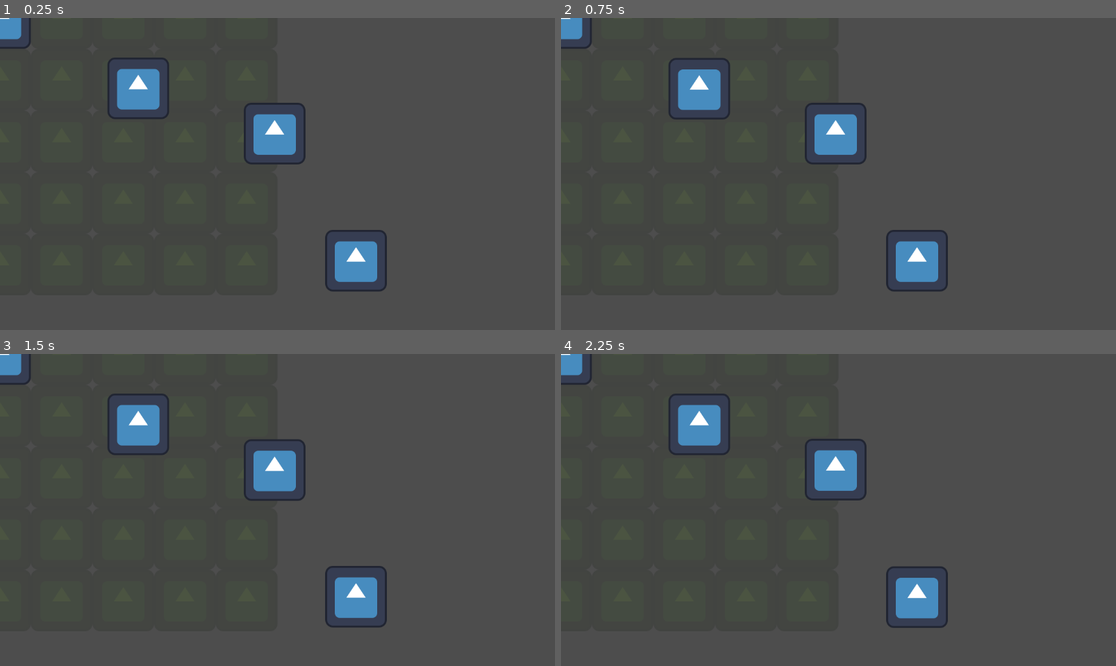
Above: before the commit, frames 1-4 (two rows, left to right).
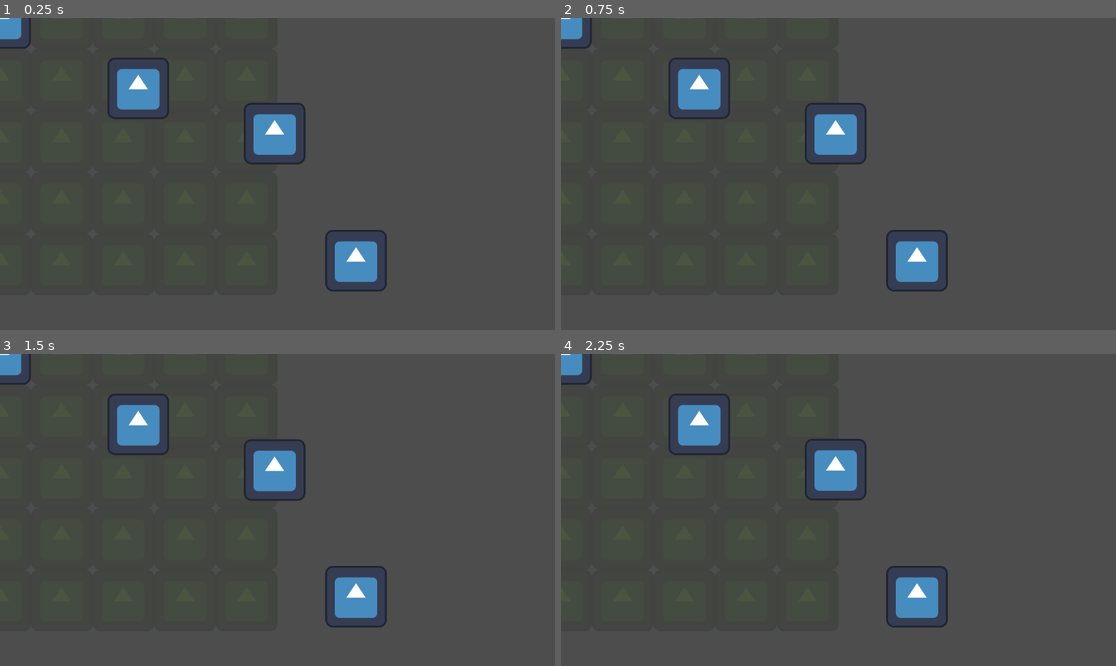
Above: after the commit, the same moments.

Repository: LorcanSmith/Armies
Game: Godot game, scene res://Scenes/Test Scenes/GridGeneration.tscn
Two runs of this game, one before a commit and one after it. Both use one fixed random seed, a clock stepped at 60 frames per second and the inputs below. The engine's default icon, where the game draws it, is replaced by a stand-in: a white triangle on a blue panel in a dark square.
Inputs (mouse positions are in pixels of both pictures, inside the frame that each line leads up to):
- Up to frame 1 (0.25 s): no input
- Up to frame 2 (0.75 s): tap Enter at 0.5 s; move the mouse to (699, 89) at 0.52 s; hold R from 0.53 s (still down); click (699, 89) at 0.67 s
- Up to frame 3 (1.5 s): tap Space at 1.25 s; move the mouse to (271, 469) at 1.27 s; release R at 1.28 s; tap R at 1.35 s; click (271, 469) at 1.42 s
- Up to frame 4 (2.25 s): tap Enter at 2 s; move the mouse to (916, 597) at 2.02 s; hold R from 2.03 s (still down); click (916, 597) at 2.17 s

The runs differ from the first frame. In frame 2, less than 0.1% of the frame differs, in the area x 20-30%, y 12-33%; in frame 3, less than 0.1%; in frame 4, less than 0.1%, in the area x 59-70%, y 67-88%.

Commit message:
Shop items can be re-rolled

Diff:
--- a/Scenes/Test Scenes/GridGeneration.tscn
+++ b/Scenes/Test Scenes/GridGeneration.tscn
@@ -1,8 +1,7 @@
-[gd_scene load_steps=4 format=3 uid="uid://dnwdnehmu8uoy"]
+[gd_scene load_steps=3 format=3 uid="uid://dnwdnehmu8uoy"]
 
 [ext_resource type="Script" path="res://Scripts/Grid/grid_generation.gd" id="1_6wxo7"]
 [ext_resource type="Script" path="res://Scripts/Shop/shop_item_generator.gd" id="2_lmhua"]
-[ext_resource type="PackedScene" uid="uid://d26riwgg0v8nl" path="res://Prefabs/Shop Items/item.tscn" id="3_dql8s"]
 
 [node name="GridGeneration" type="Node2D"]
 script = ExtResource("1_6wxo7")
@@ -14,8 +13,6 @@
 
 [node name="TestLocation1" type="Node2D" parent="ArmyBuilder"]
 
-[node name="Item" parent="ArmyBuilder/TestLocation1" instance=ExtResource("3_dql8s")]
-
 [node name="TestLocation2" type="Node2D" parent="ArmyBuilder"]
 position = Vector2(287, 146)
 
--- a/Scripts/Grid/tile.gd
+++ b/Scripts/Grid/tile.gd
@@ -3,8 +3,8 @@
 #Keeps track of if a unit is currently on the tile
 var is_empty : bool = true
 #Keeps track of the unit which is currently on the tile
-var unit_on_tile : Node2D = null
+var units_on_tile : Array = [null]
 
 func unit_placed_on(unit):
 	is_empty = false
-	unit_on_tile = unit
+	units_on_tile[0] = unit
--- a/Scripts/Shop/shop_item_generator.gd
+++ b/Scripts/Shop/shop_item_generator.gd
@@ -48,3 +48,19 @@
 	for file_name in common_item_files:
 		common_items.append(file_name)
 	show_new_items()
+
+func reroll_shop():
+	#Remove old shop items before showing new items
+	#The items are parented to the shop location they are at, so we loop over every
+	#shop location and delete their child
+	for location in item_locations:
+		#If it doesn't have a child no need to delete the child, this if statement
+		#stops crashes
+		if(location.get_child_count() > 0):
+			location.get_child(0).queue_free()
+	#Gets new items for the shop
+	show_new_items()
+##USED TO REROLL THE SHOP, WILL EVENTUALLY BE DONE BY A BUTTON
+func _input(event):
+	if Input.is_key_pressed(KEY_R):
+		reroll_shop()
